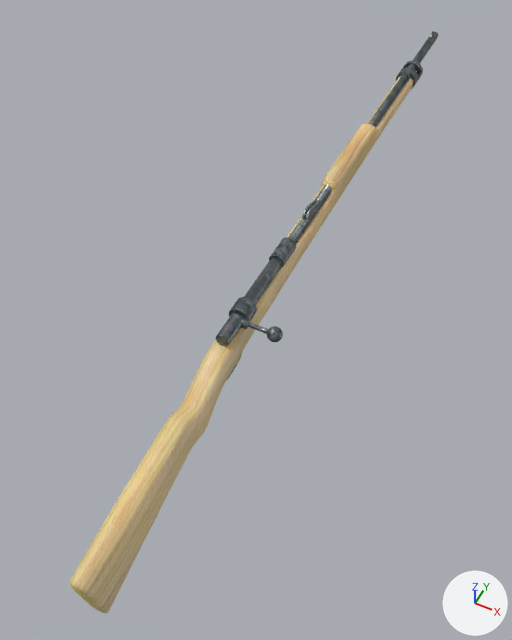
Renders of the Blender file src/debug/models/weapons/gewehr98/gewehr98.blend from each side of a commit.
Rendered twice from a 50 mm camera at (0.302, -0.171, 0.68) aimed at (-0.036, 0.505, -0.164). Lighting does not change. The marker at lower right points along +X, +Y and +Z. The first picture is the older version.

The first picture shows 'Barrel', 'BoltPart', 'MainBody' and 5 more.
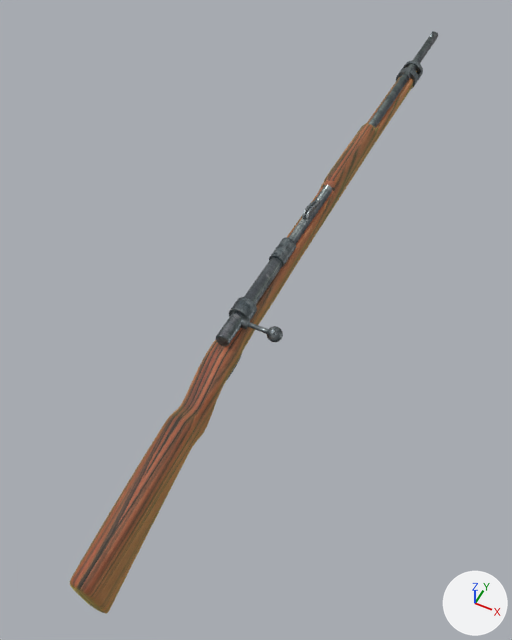
What changed in the scene script:
```text
Add img_woodtex3_png:
    img_woodtex3_png = load_image('woodtex3.png', '../../../textures/materials/woodtex3.png', 1862, 2784, 'sRGB')
Change mat_mainbody:
    mat_mainbody.texture: img_woodtex1_png -> img_woodtex3_png
    mat_mainbody.roughness: 0.5 -> 0.75
```

Boxes [x1, y1, x2, y2] around the edits, measured in the pictures (512 x 640 px):
'MainBody', surface changed
    both: [70, 70, 417, 613]
